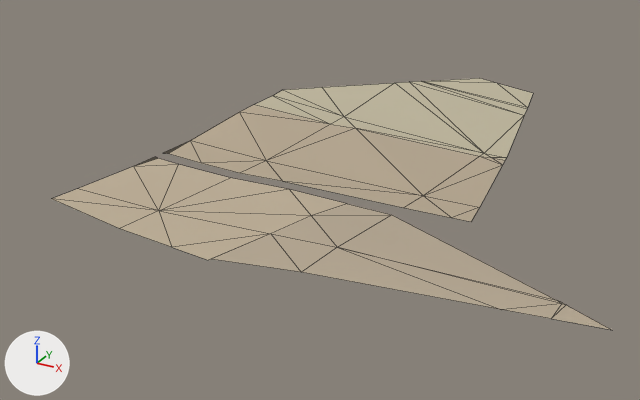
The glTF model assets/malta/countryside/farm_8_10_soil.glb, before and after one commit.
One viewpoint serves both versions: a 50 mm lens placed at (611.0, -690.0, 213.0), pointed at (425.0, -353.0, 44.0). The axes (+X, +Y, +Z) are drawn at lower left. The lights are the same throughout. The picture after the commit comes second. Mesh edges are drawn as thin lines. Vertices at exactly the same position are counted once.

In view in the first picture: 'geometry_0'.
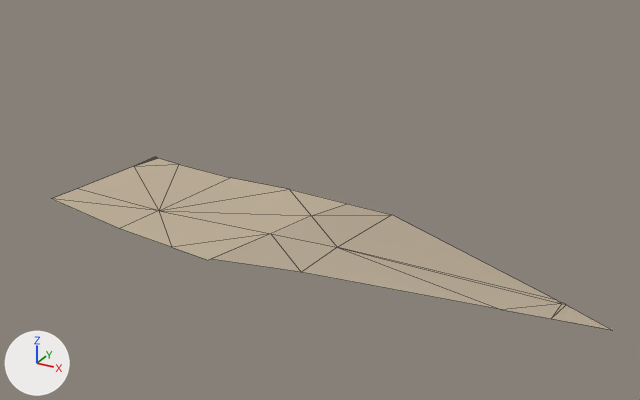
What differs and where, as boxes (x1, y1, x2, y2) in the pictures (640 x 400 px; the box of a moved part takes in the faces that stretch with it):
'geometry_0', reshaped (31% shorter)
    before: (52, 78, 612, 330)
    after: (52, 157, 612, 330)
part 1 of me_geometry_0, deleted (beige)
    before: (164, 78, 533, 222)
part 2 of me_geometry_0, moved or reshaped
    both: (312, 204, 556, 300)

The edits, one by one:
me_geometry_0 is used by ob_geometry_0; location (0.0, 0.0, 0.0).
Verts and faces of me_geometry_0; kept vertices keep their numbers, new ones are numbered from 76.
Before the commit, vertices of me_geometry_0: 0 (459.0, -392.0, 65.0) at pixel (347, 203), 2 (456.0, -416.0, 68.0) at pixel (311, 215), 26 (480.0, -393.0, 65.0) at pixel (391, 214), 27 (480.0, -440.0, 71.0) at pixel (337, 247), 28 (480.0, -393.0, 65.0) at pixel (391, 214).
Before the commit, vertices of me_geometry_0: 29 (558.0, -438.0, 70.0) at pixel (556, 300).
me_geometry_0 had 76 vertices, 84 faces and spanned x 354.0..578.0, y -472.0..-169.0, z 54.0..73.0.
me_geometry_0 now has 33 vertices, 35 faces and spans x 357.0..578.0, y -472.0..-388.0, z 64.0..73.0.
me_geometry_0 part 1: the loose piece of 43 vertices spanning x 354.0..509.0, y -383.0..-169.0, z 54.0..66.0 is deleted.
Part 2, on me_geometry_0:
Faces deleted: (0, 2, 26), (2, 27, 28), (2, 28, 26), (27, 29, 28).
New faces: (26, 27, 29), (0, 2, 28), (2, 27, 26), (2, 26, 28).
